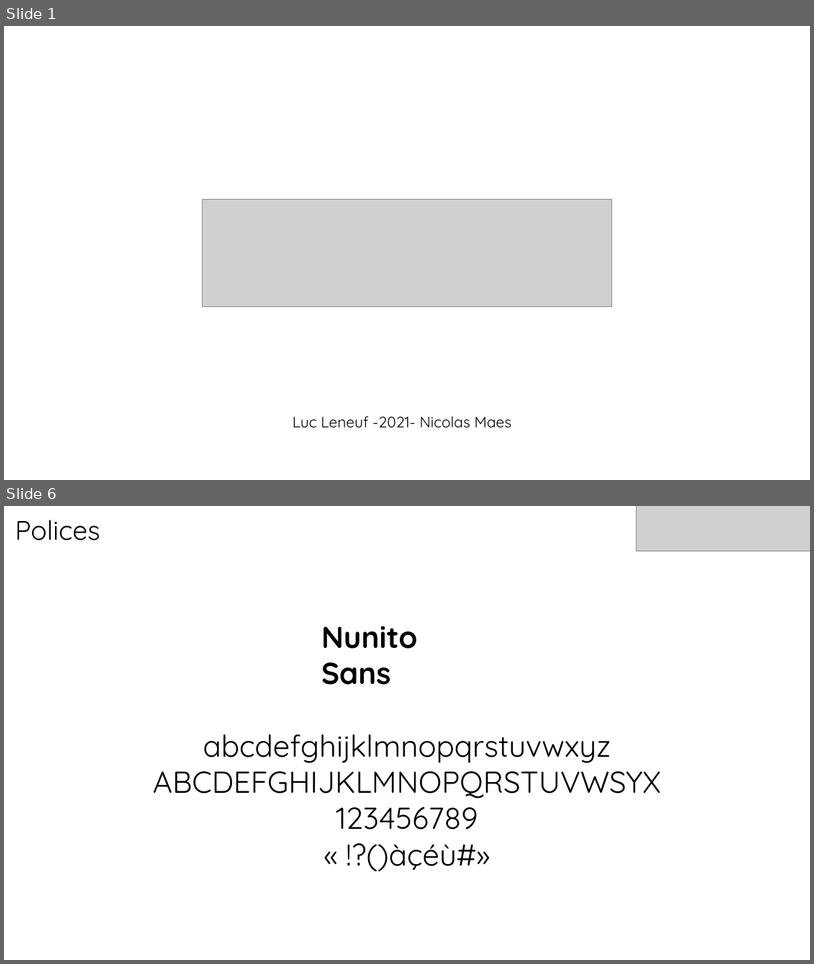
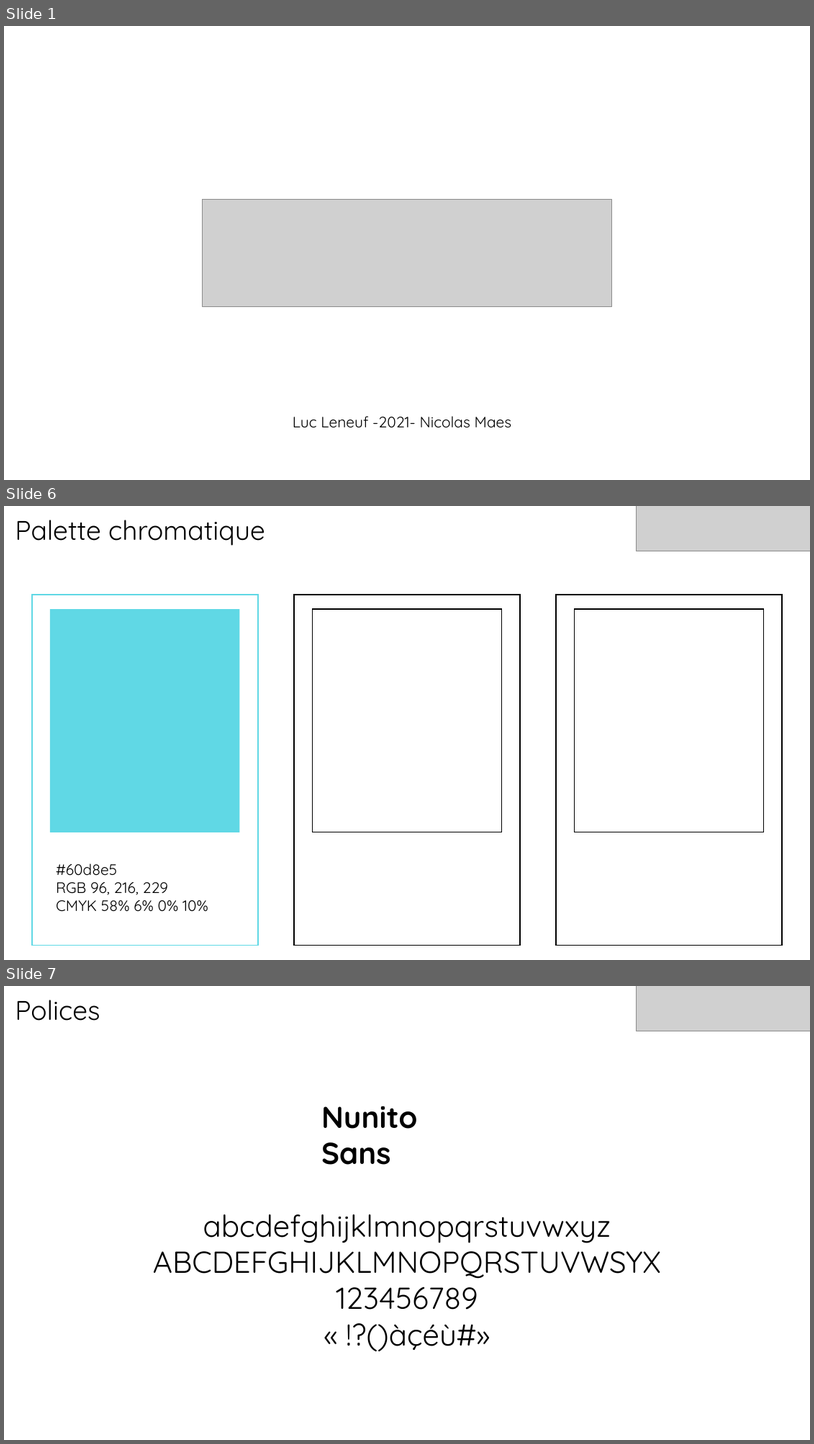
Before and after one commit to Nicolasmaes/unseen, a slide deck: dossier de conception.pptx. Shown one above the other, each under a label of ours: slides 1 and 6 before the commit, slides 1, 6 and 7 after it; the slides between them are not shown. The pictures are 814x964 and 814x1444 pixels, drawn with LibreOffice and Linux fonts; fonts in the diff are those of the drawing; grey boxes stand for pictures. Boxes give left, top, right and bottom in pixels: in the first picture for what was removed or moved away, otherwise in the second. Text is boxed around its words. In the diff, an @@ line names an element or a change of style, - is before the commit and + after.

```diff
--- a/dossier de conception.pptx
+++ b/dossier de conception.pptx
@@ slide 6 added at (x1=4, y1=506, x2=810, y2=960), background #FFFFFF @@
@@ text added at (x1=15, y1=520, x2=265, y2=546), 32 pt, text #000000 @@
+Palette chromatique
@@ picture added at (x1=637, y1=506, x2=810, y2=551) @@
@@ rectangle added at (x1=32, y1=595, x2=258, y2=945), outline #60D8E5 1 pt @@
@@ rectangle added at (x1=50, y1=609, x2=240, y2=832), fill #60D8E5 @@
@@ rectangle added at (x1=294, y1=595, x2=521, y2=945), outline #000000 1 pt @@
@@ rectangle added at (x1=313, y1=609, x2=502, y2=832), outline #000000 1 pt @@
@@ rectangle added at (x1=556, y1=595, x2=782, y2=945), outline #000000 1 pt @@
@@ rectangle added at (x1=574, y1=609, x2=764, y2=832), outline #000000 1 pt @@
@@ text added at (x1=56, y1=863, x2=208, y2=911), 18 pt, text #000000 @@
+#60d8e5
+RGB 96, 216, 229
+CMYK 58% 6% 0% 10%
@@ what was slide 6 is now slide 7 @@
```
Also in this commit, not shown: 2 slides changed, 2 other slides added, 2 slides removed, 28 other files.
